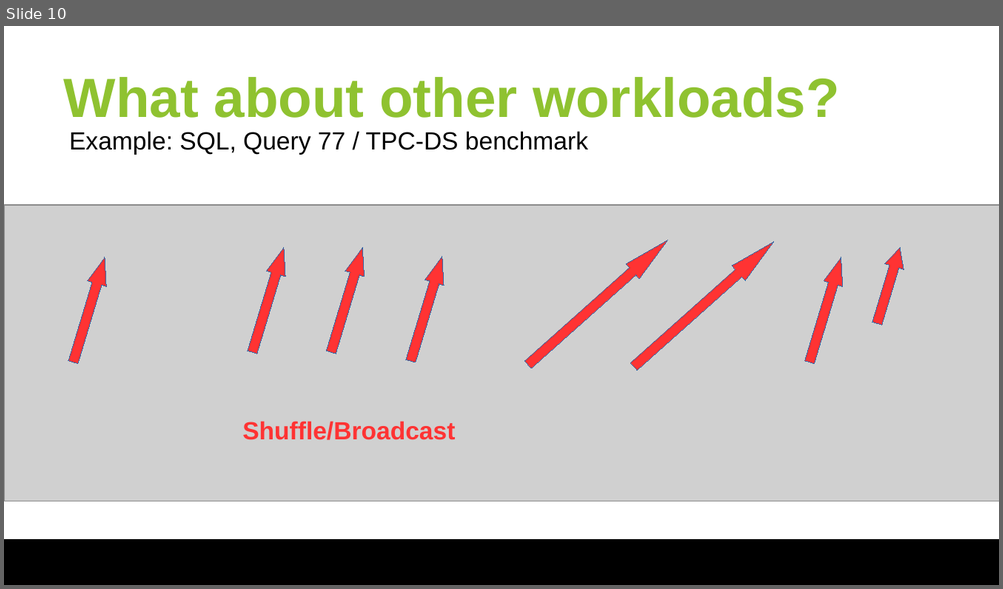
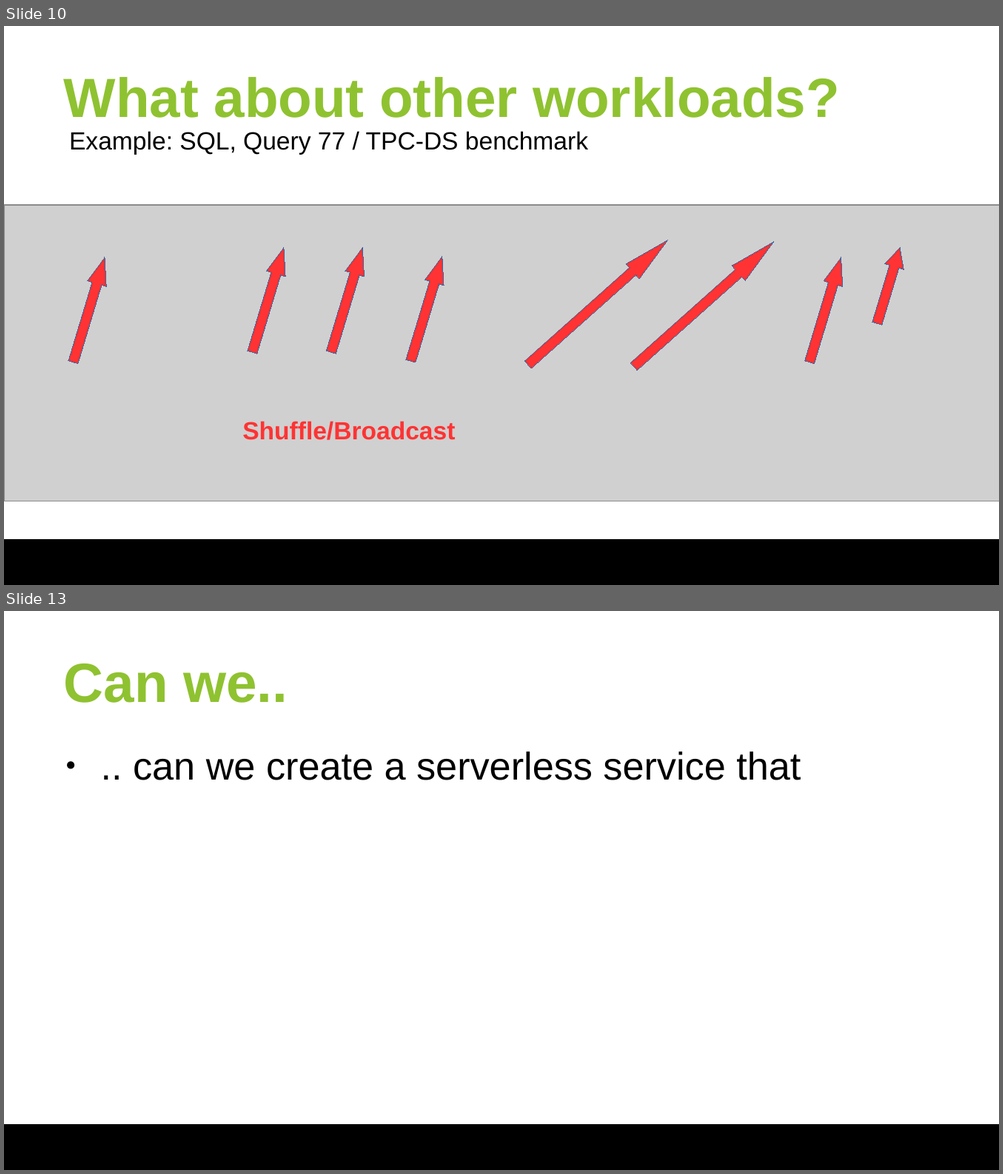
Before and after one commit to huangyibo/spark-summit-18, a slide deck: slides/spark-summit-18.odp. Shown one above the other, each under a label of ours: slide 10 before the commit, slides 10 and 13 after it; the slides between them are not shown. The pictures are 1003x589 and 1003x1174 pixels, drawn with LibreOffice and Linux fonts; fonts in the diff are those of the drawing; grey boxes stand for pictures; background and template pictures are left out. Boxes give left, top, right and bottom in pixels: in the first picture for what was removed or moved away, otherwise in the second. Text is boxed around its words. In the diff, an @@ line names an element or a change of style, - is before the commit and + after.

```diff
--- a/slides/spark-summit-18.odp
+++ b/slides/spark-summit-18.odp
@@ slide 13 added at <box>4,611,999,1170</box>, background #FFFFFF; not listed: 1 template element that a slide beside it also shows @@
@@ title added at <box>64,664,287,703</box>, 40 pt, text #8FC230, bold @@
+Can we..
@@ text added at <box>133,752,800,780</box>, 28 pt, text #000000 @@
+● .. can we create a serverless service that
```
Also in this commit, not shown: 3 slides changed, 2 other slides added, 2 slides removed.
